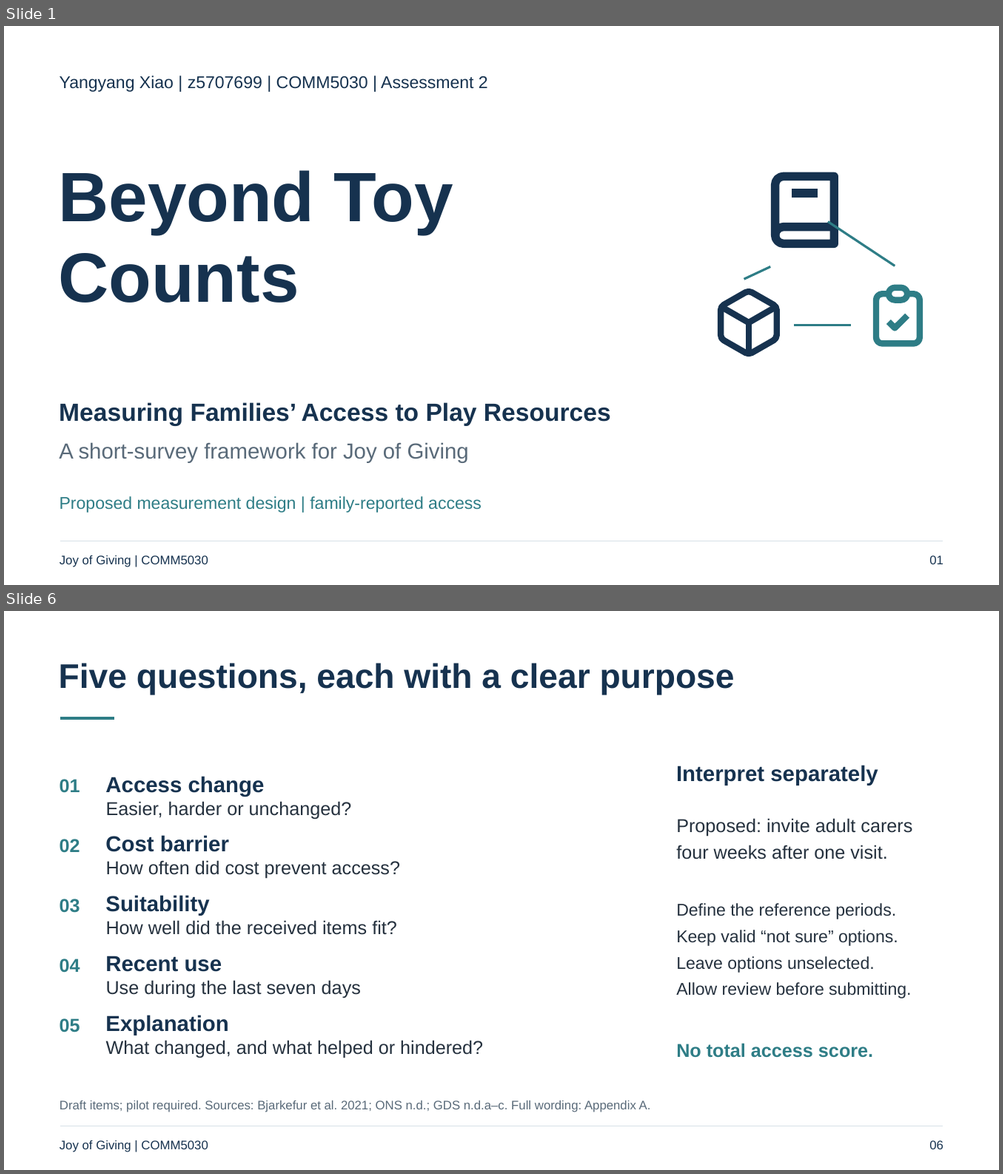
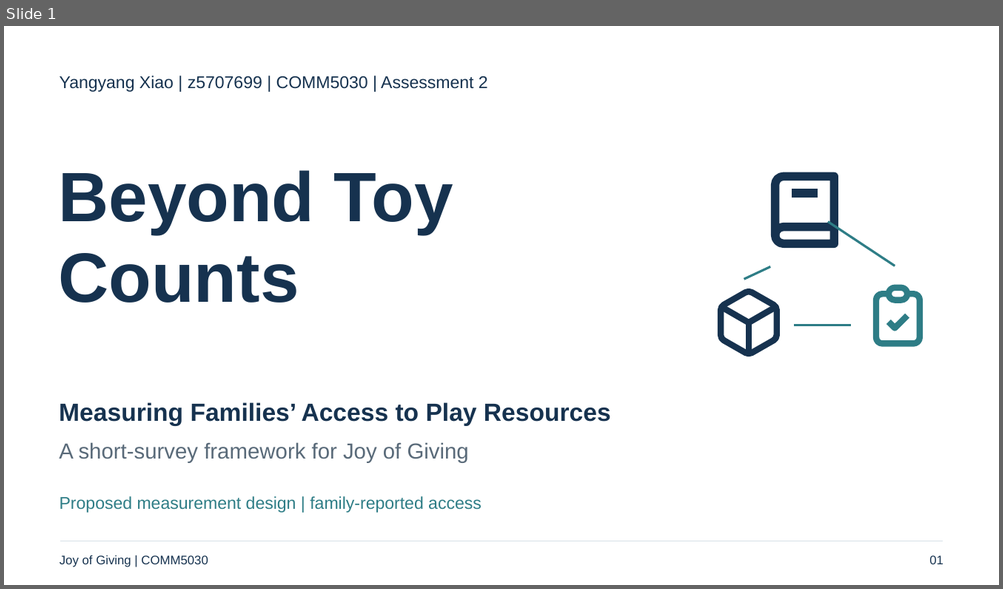
Before and after one commit to Estherx531/Comm5030, a slide deck: deliverables/assessment-2/A2_Presentation.pptx. Shown one above the other, each under a label of ours: slides 1 and 6 before the commit, slide 1 after it; the slides between them are not shown. The pictures are 1003x1174 and 1003x589 pixels, drawn with LibreOffice and Linux fonts; fonts in the diff are those of the drawing. Boxes give left, top, right and bottom in pixels: in the first picture for what was removed or moved away, otherwise in the second. Text is boxed around its words. In the diff, an @@ line names an element or a change of style, - is before the commit and + after.

```diff
--- a/deliverables/assessment-2/A2_Presentation.pptx
+++ b/deliverables/assessment-2/A2_Presentation.pptx
@@ slide 6 removed at (4, 611, 999, 1170), background #FFFFFF @@
@@ text removed at (59, 663, 734, 695) @@
-Five questions, each with a clear purpose
@@ freeform shape removed at (60, 718, 114, 719) @@
@@ group removed at (60, 776, 483, 1059): 15 texts @@
-01
-Access change
-Easier, harder or unchanged?
-02
-Cost barrier
-How often did cost prevent access?
-03
-Suitability
-How well did the received items fit?
-04
-Recent use
-Use during the last seven days
-05
-Explanation
-What changed, and what helped or hindered?
@@ group removed at (676, 765, 912, 1058): 4 texts @@
-Interpret separately
-Proposed: invite adult carers
-four weeks after one visit.
-Define the reference periods.
-Keep valid “not sure” options.
-Leave options unselected.
-Allow review before submitting.
-No total access score.
@@ text removed at (60, 1101, 651, 1113) @@
-Draft items; pilot required. Sources: Bjarkefur et al. 2021; ONS n.d.; GDS n.d.a–c. Full wording: Appendix A.
@@ text removed at (60, 1141, 208, 1153) @@
-Joy of Giving | COMM5030
@@ freeform shape removed at (60, 1127, 942, 1128) @@
@@ text removed at (929, 1141, 943, 1150) @@
-06
```
Also in this commit, not shown: 6 slides changed, 5 slides added, 4 other slides removed, 5 other files.
